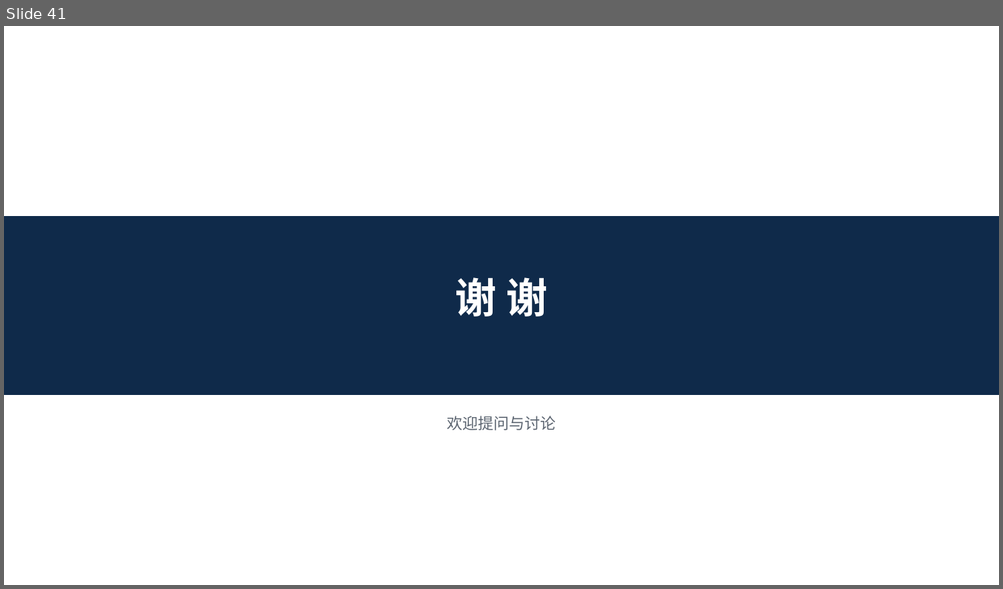
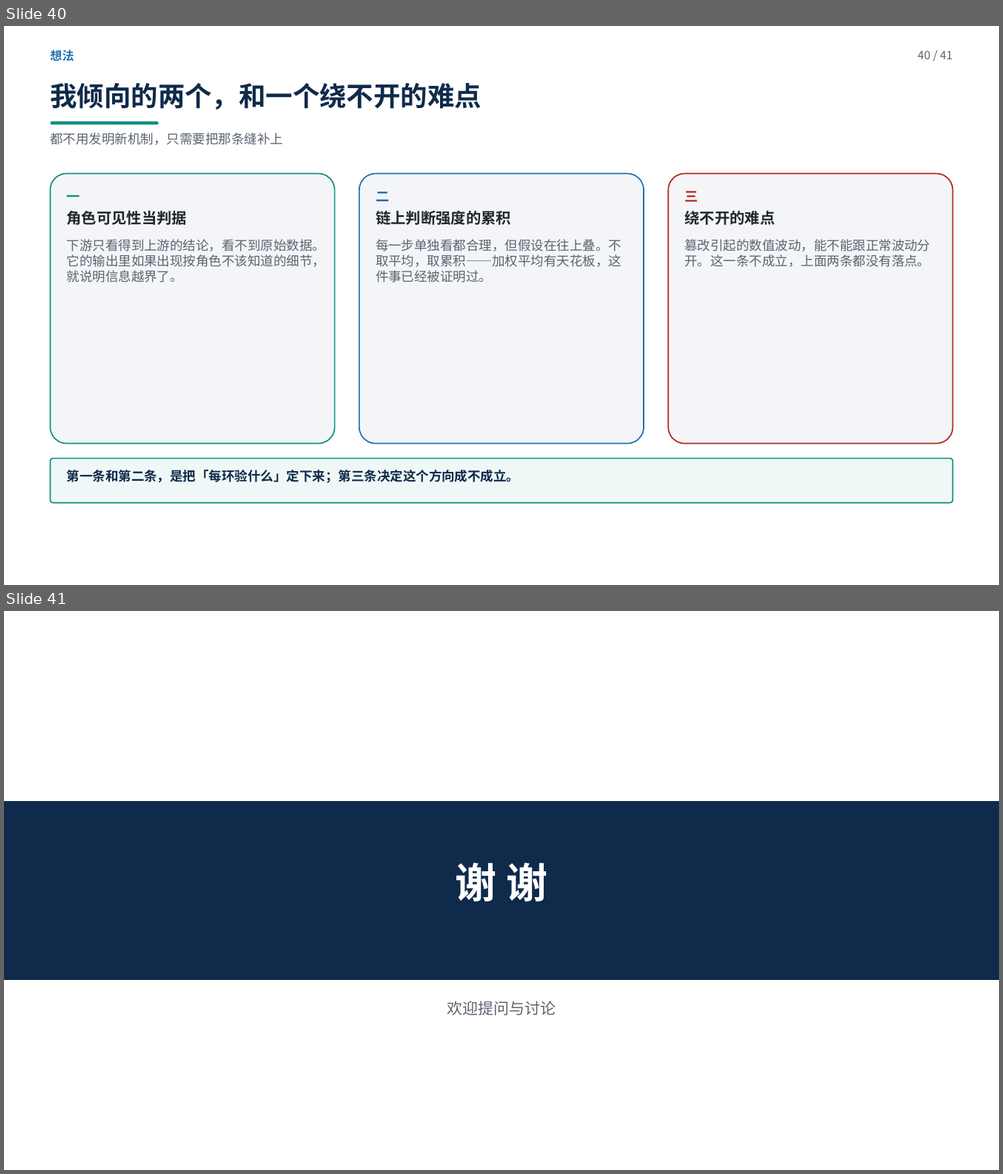
Before and after one commit to yiiiiiii1/multi-agent-remote-sensing, a slide deck: 阶段2-卫星多智能体防御/presentations/卫星多智能体安全调研汇报.pptx. Shown one above the other, each under a label of ours: slide 41 before the commit, slides 40 and 41 after it. The pictures are 1003x589 and 1003x1174 pixels, drawn with LibreOffice and Linux fonts; fonts in the diff are those of the drawing. Boxes give left, top, right and bottom in pixels: in the first picture for what was removed or moved away, otherwise in the second. Text is boxed around its words. In the diff, an @@ line names an element or a change of style, - is before the commit and + after.

Commit message:
P39/P40 改成诚实盘点：P39 列九个切入点逐个标状态（六个有主、两个只剩缝、一个没查到），P40 讲倾向的两个+绕不开的难点。不再硬凑新颖性

```diff
--- a/阶段2-卫星多智能体防御/presentations/卫星多智能体安全调研汇报.pptx
+++ b/阶段2-卫星多智能体防御/presentations/卫星多智能体安全调研汇报.pptx
@@ slide 40 added at box(4, 26, 999, 585), background #FFFFFF @@
@@ text added at box(50, 50, 74, 61), 11.5 pt, text #1F6FB2, bold @@
+想法
@@ text added at box(917, 50, 952, 59), 11 pt, text #5B6470 @@
+40 / 41
@@ text added at box(50, 83, 481, 110), 26 pt, text #0F2A4A, bold @@
+我倾向的两个，和一个绕不开的难点
@@ text added at box(50, 133, 283, 145), 12.5 pt, text #5B6470 @@
+都不用发明新机制，只需要把那条缝补上
@@ rounded rectangle added at box(51, 121, 159, 124), fill #0E8F82 @@
@@ rounded rectangle added at box(51, 174, 335, 444), fill #F3F5F8, outline #0E8F82 1.2 pt @@
@@ rounded rectangle added at box(359, 174, 643, 444), fill #F3F5F8, outline #1F6FB2 1.2 pt @@
@@ rounded rectangle added at box(668, 174, 952, 444), fill #F3F5F8, outline #B3261E 1.2 pt @@
@@ text added at box(67, 195, 325, 283), 12.5 pt, text #5B6470 @@
+一
+角色可见性当判据
+下游只看得到上游的结论，看不到原始数据。它的输出里如果出现按角色不该知道的细节，就说明信息越界了。
@@ text added at box(375, 192, 621, 283), 12.5 pt, text #5B6470 @@
+二
+链上判断强度的累积
+每一步单独看都合理，但假设在往上叠。不取平均，取累积——加权平均有天花板，这件事已经被证明过。
@@ text added at box(684, 191, 930, 267), 12.5 pt, text #5B6470 @@
+三
+绕不开的难点
+篡改引起的数值波动，能不能跟正常波动分开。这一条不成立，上面两条都没有落点。
@@ rounded rectangle added at box(51, 459, 952, 503), fill #EFF8F6, outline #0E8F82 1.2 pt @@
@@ text added at box(67, 470, 520, 483), 12.5 pt, text #0F2A4A, bold @@
+第一条和第二条，是把「每环验什么」定下来；第三条决定这个方向成不成立。
```
Also in this commit, not shown: 1 other slide added, 2 slides removed, 2 other files.
